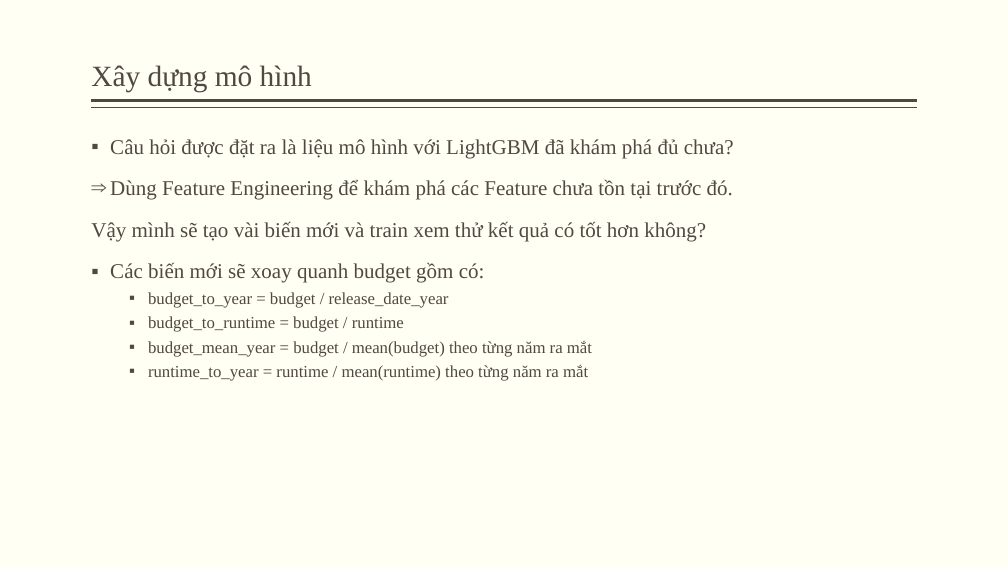
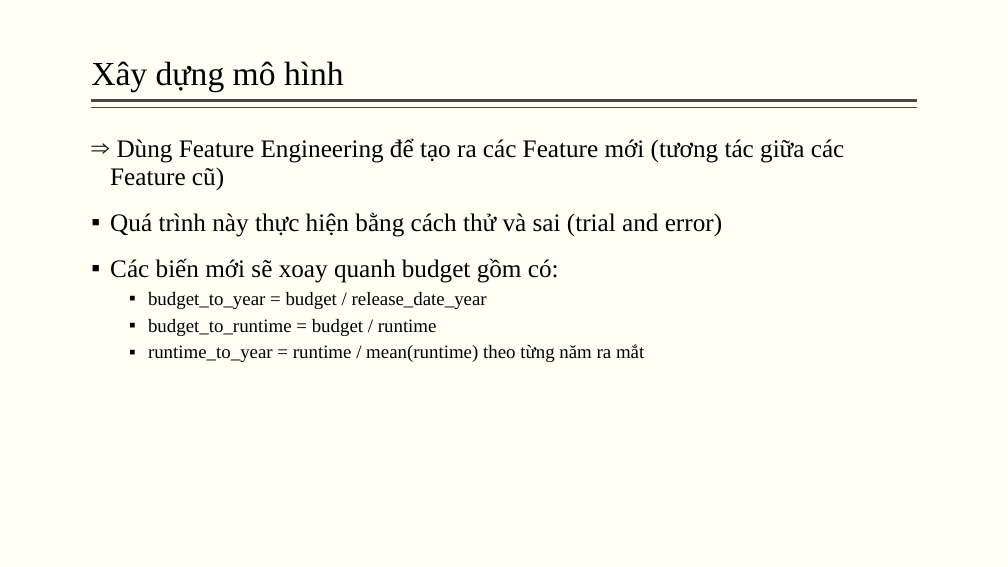
Before and after one commit to Tuan-Lee-23/Data-Science-Final-Project, a slide deck: slide 26 of reports/Slide.pptx (slide 24 before the commit). Drawn at 1008x567 pixels with LibreOffice and Linux fonts; fonts in the diff are those of the drawing. Boxes give left, top, right and bottom in pixels: in the first picture for what was removed or moved away, otherwise in the second. Text is boxed around its words. In the diff, an @@ line names an element or a change of style, - is before the commit and + after.

```diff
--- a/reports/Slide.pptx
+++ b/reports/Slide.pptx
@@ title "Xây dựng mô hình" at [91,61,344,92]: size 28 to 32 pt, text colour #514843 to #000000 @@
@@ text at [110,138,845,237]: text changed; size 20 to 24 pt; text colour #514843 to #000000 @@
-▪ Câu hỏi được đặt ra là liệu mô hình với LightGBM đã khám phá đủ chưa?
-⇒ Dùng Feature Engineering để khám phá các Feature chưa tồn tại trước đó.
-Vậy mình sẽ tạo vài biến mới và train xem thử kết quả có tốt hơn không?
+⇒ Dùng Feature Engineering để tạo ra các Feature mới (tương tác giữa các Feature cũ)
+▪ Quá trình này thực hiện bằng cách thử và sai (trial and error)
@@ text at [110,258,644,362]: size 20 to 24 pt in "Các biến mới sẽ xoay quanh budget ..."; text colour #514843 to #000000 in "Các biến mới sẽ xoay quanh budget ...", "budget_to_year = budget / release_date_year", "budget_to_runtime = budget / runtime", "runtime_to_year = runtime / mean(runtime) theo từng ..."; size 16 to 18 pt in "budget_to_year = budget / release_date_year", "budget_to_runtime = budget / runtime", "runtime_to_year = runtime / mean(runtime) theo từng ..." @@
@@ text at [148,341,592,357]: paragraph removed @@
-  ▪ budget_mean_year = budget / mean(budget) theo từng năm ra mắt
```
Also in this commit, not shown: 22 other slides changed, 9 slides added, 8 slides removed.
